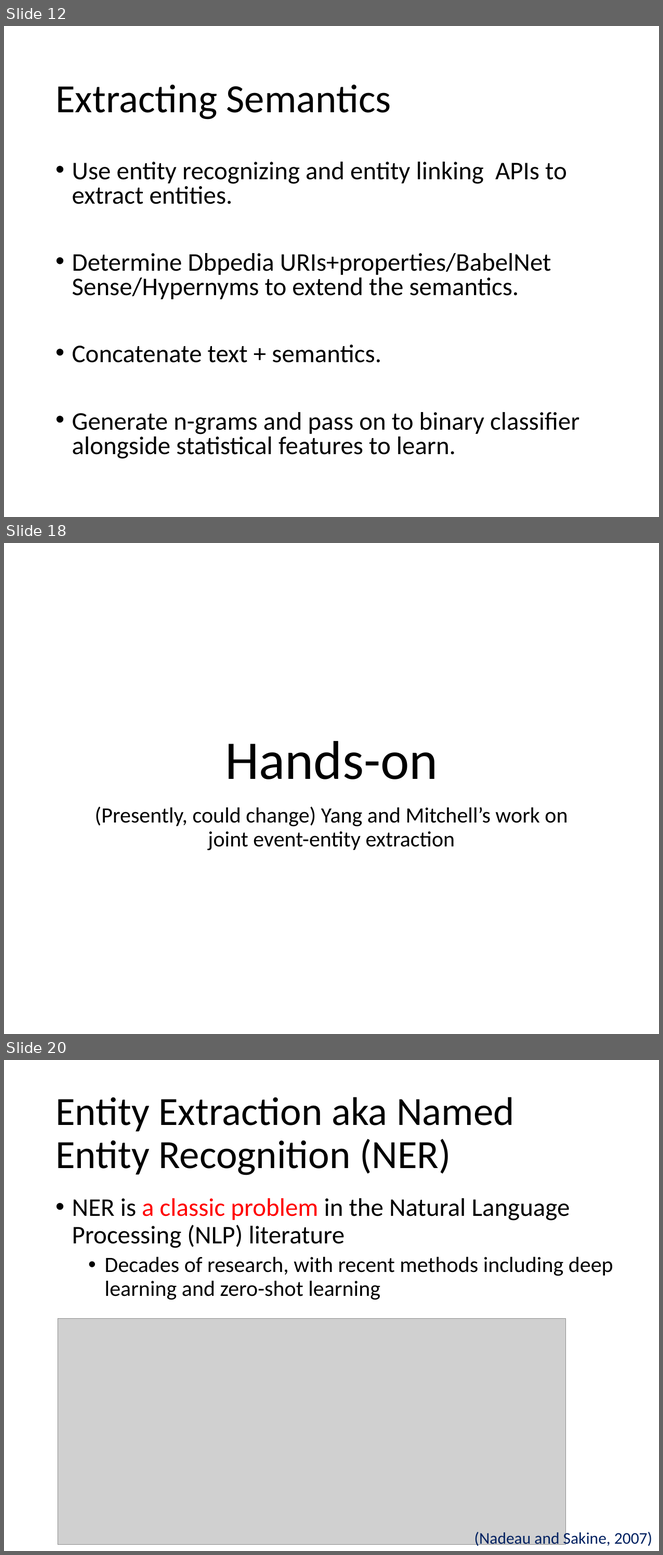
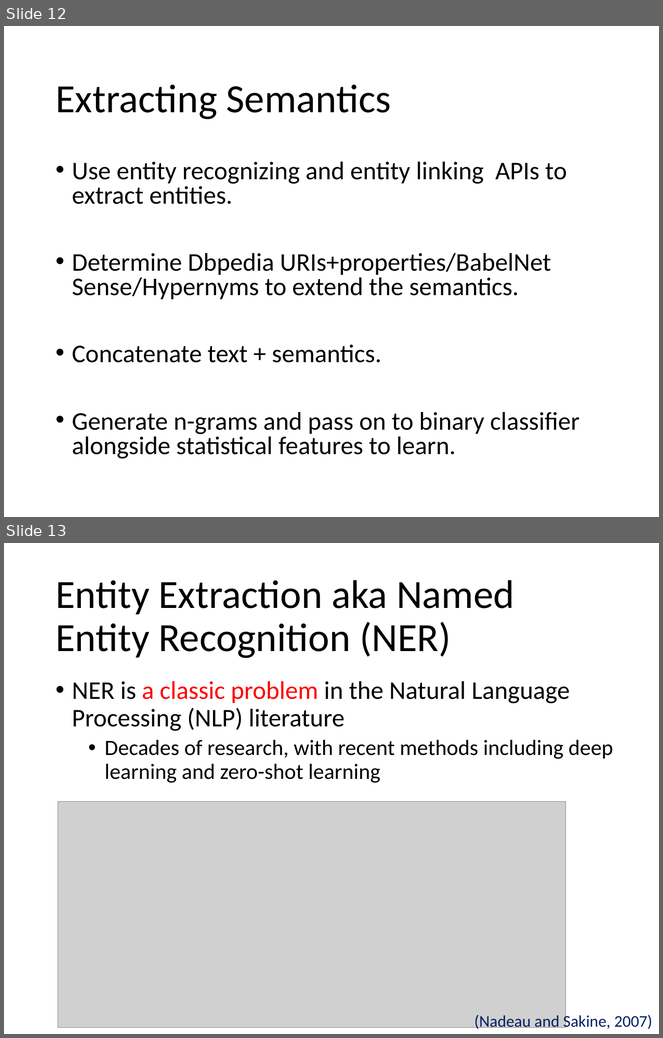
Before and after one commit to evhart/smasac-tutorial, a slide deck: slides/pptx/3-entity-extraction.pptx. Shown one above the other, each under a label of ours: slides 12, 18 and 20 before the commit, slides 12 and 13 after it; the slides between them are not shown. The pictures are 663x1555 and 663x1038 pixels, drawn with LibreOffice and Linux fonts; fonts in the diff are those of the drawing; grey boxes stand for pictures. Boxes give left, top, right and bottom in pixels: in the first picture for what was removed or moved away, otherwise in the second. Text is boxed around its words. In the diff, an @@ line names an element or a change of style, - is before the commit and + after.

Commit message:
cleaned up entity extraction slides a little

```diff
--- a/slides/pptx/3-entity-extraction.pptx
+++ b/slides/pptx/3-entity-extraction.pptx
@@ slide 18 removed at (4,543,659,1034), background #FFFFFF @@
@@ title removed at (225,741,438,780) @@
-Hands-on
@@ subtitle removed at (95,807,568,851) @@
-(Presently, could change) Yang and Mitchell’s work on joint event-entity extraction
@@ what was slide 20 is now slide 13 @@
```
Also in this commit, not shown: 1 slide added, 7 other slides removed.
